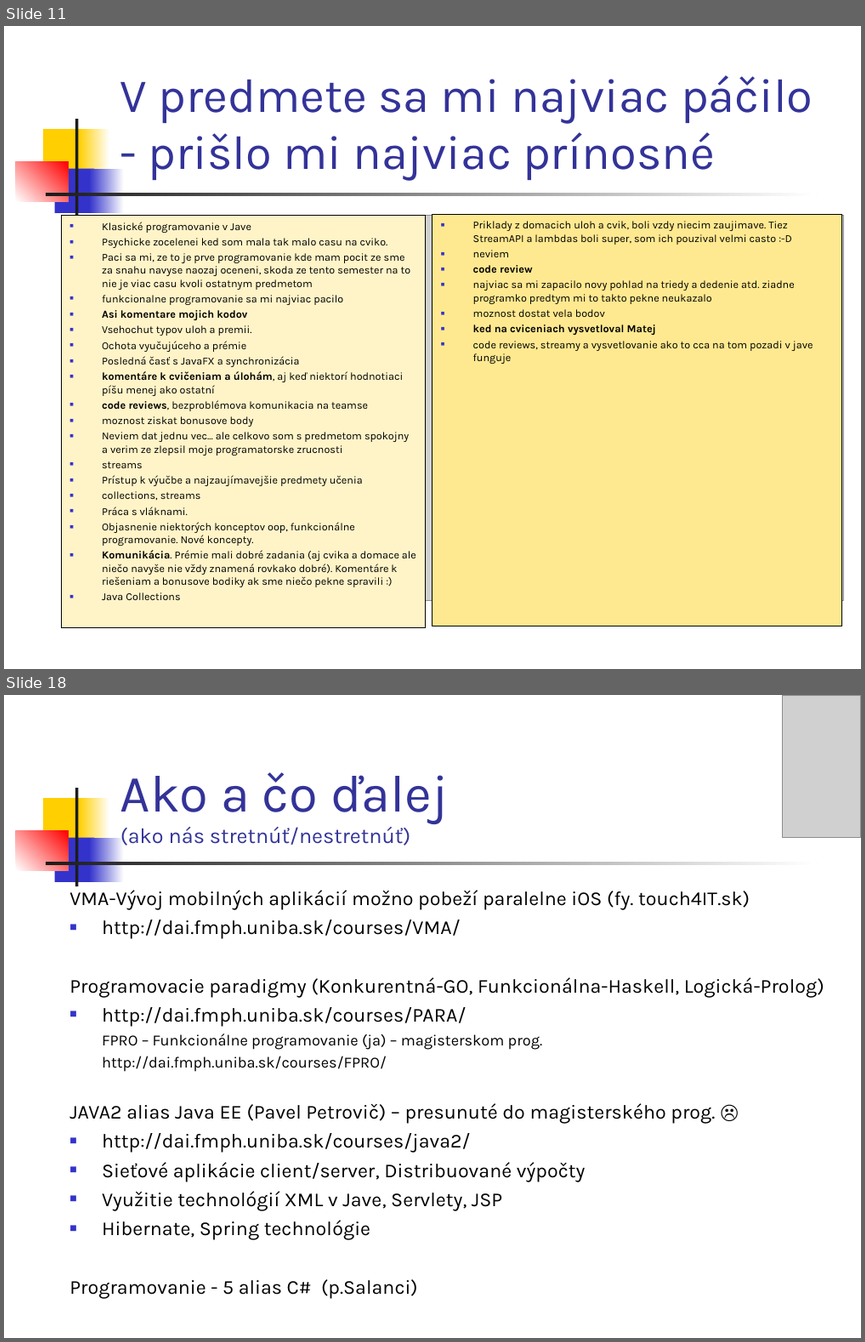
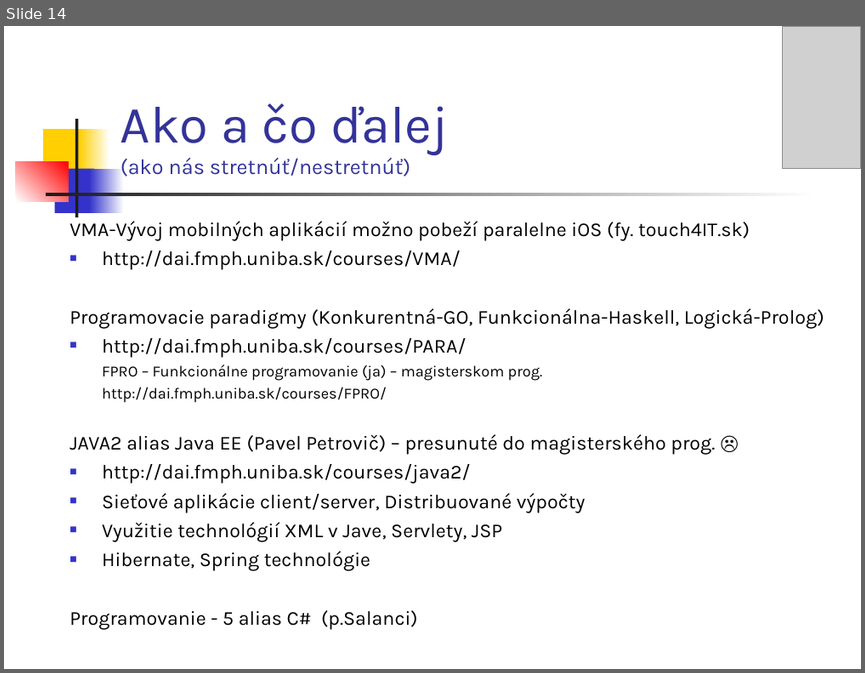
Before and after one commit to Programovanie4/Prednasky, a slide deck: 13/grandfinale.ppt. Shown one above the other, each under a label of ours: slides 11 and 18 before the commit, slide 14 after it; the slides between them are not shown. The pictures are 865x1342 and 865x673 pixels, drawn with LibreOffice and Linux fonts; fonts in the diff are those of the drawing; grey boxes stand for pictures. Boxes give left, top, right and bottom in pixels: in the first picture for what was removed or moved away, otherwise in the second. Text is boxed around its words. In the diff, an @@ line names an element or a change of style, - is before the commit and + after.

```diff
--- a/13/grandfinale.ppt
+++ b/13/grandfinale.ppt
@@ slide 11 removed at bbox=[4, 26, 861, 669], background #FFFFFF; not listed: 7 template elements that a slide beside it also shows @@
@@ title removed at bbox=[120, 75, 812, 181] @@
-V predmete sa mi najviac páčilo - prišlo mi najviac prínosné
@@ rectangle removed at bbox=[62, 216, 426, 628] @@
-■ Klasické programovanie v Jave
-■ Psychicke zocelenei ked som mala tak malo casu na cviko.
-■ Paci sa mi, ze to je prve programovanie kde mam pocit ze sme za snahu navyse naozaj oceneni, skoda ze tento semester na to nie je viac casu kvoli ostatnym predmetom
-■ funkcionalne programovanie sa mi najviac pacilo
-■ Asi komentare mojich kodov
-■ Vsehochut typov uloh a premii.
-■ Ochota vyučujúceho a prémie
-■ Posledná časť s JavaFX a synchronizácia
-■ komentáre k cvičeniam a úlohám, aj keď niektorí hodnotiaci píšu menej ako ostatní
-■ code reviews, bezproblémova komunikacia na teamse
-■ moznost ziskat bonusove body
-■ Neviem dat jednu vec... ale celkovo som s predmetom spokojny a verim ze zlepsil moje programatorske zrucnosti
-■ streams
-■ Prístup k výučbe a najzaujímavejšie predmety učenia
-■ collections, streams
-■ Práca s vláknami.
-■ Objasnenie niektorých konceptov oop, funkcionálne programovanie. Nové koncepty.
-■ Komunikácia. Prémie mali dobré zadania (aj cvika a domace ale niečo navyše nie vždy znamená rovkako dobré). Komentáre k riešeniam a bonusove bodiky ak sme niečo pekne spravili :)
-■ Java Collections
@@ picture removed at bbox=[114, 216, 843, 601] @@
@@ rectangle removed at bbox=[432, 214, 842, 625] @@
-■ Priklady z domacich uloh a cvik, boli vzdy niecim zaujimave. Tiez StreamAPI a lambdas boli super, som ich pouzival velmi casto :-D
-■ neviem
-■ code review
-■ najviac sa mi zapacilo novy pohlad na triedy a dedenie atd. ziadne programko predtym mi to takto pekne neukazalo
-■ moznost dostat vela bodov
-■ ked na cviceniach vysvetloval Matej
-■ code reviews, streamy a vysvetlovanie ako to cca na tom pozadi v jave funguje
@@ what was slide 18 is now slide 14 @@
```
Also in this commit, not shown: 4 slides changed, 11 slides added, 15 other slides removed, 5 other files.
